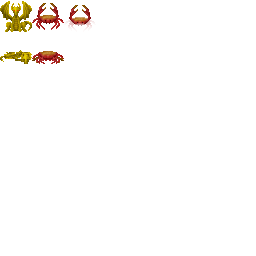
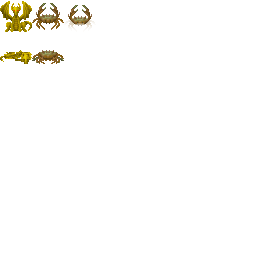
Comparing the layer stacks of the two 256x256 images. Changes:
painted on "Background" over box(32, 3, 95, 64)
